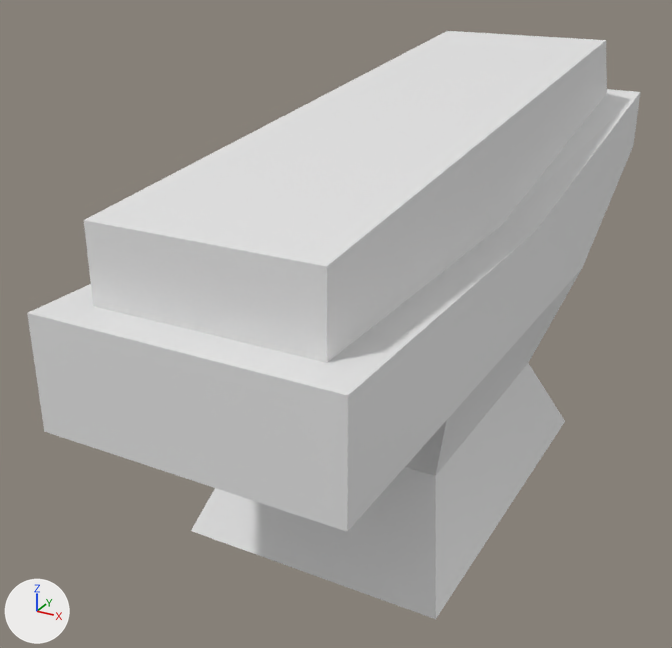
One commit to the Blender file MODELS/anb.blend: the scene before it, then after it.
Camera for both pictures: a camera (50 mm lens) standing at (1.11, -2.43, 1.7) and looking at (-0.17, -0.1, 0.54). Lighting does not change. The marker at lower left points along +X, +Y and +Z. The picture after the commit comes second.

Names of what the first picture shows: 'Table'.
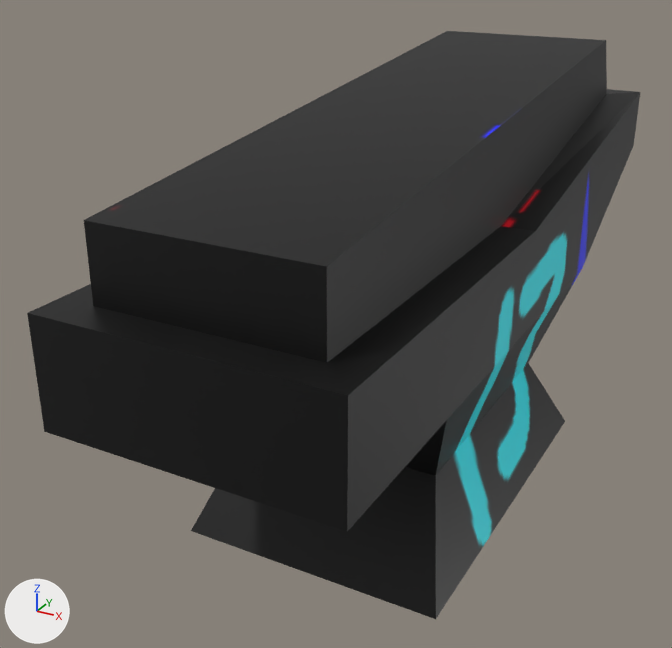
Location of each change, [x1, y1, x2, y2] in pixels of the pictures (672 x 648 px):
'Table', surface changed (white to black)
    both: [27, 31, 640, 619]

What changed in the scene script:
```text
Add img_anb_tabl_tga:
    img_anb_tabl_tga = load_image('ANB_TABL.tga', 'ANB_TABL.tga', 256, 256, 'sRGB')
Change mat_material:
    remove mat_material.base_color = (0.8, 0.8, 0.8)  # white #e7e7e7
    add mat_material.texture = img_anb_tabl_tga
Change me_table:
    where me_table.from_pydata(...)  # 32 vertices, 58 faces; spans x -0.4..0.4, y -1.1..1.2, z 0.0..1.3
    used by ob_table; location = (0.0, 0.0, 0.0)
    me_table part 1: texture (UV) coordinates of 58 of 58 faces, centred in x -0.4..0.4, y -1.1..1.2, z 0.1..1.23, changed; they spanned u 0.0..1.0, v 0.0..1.0 and now span u 0.0..1.0, v 0.0..1.0
```
